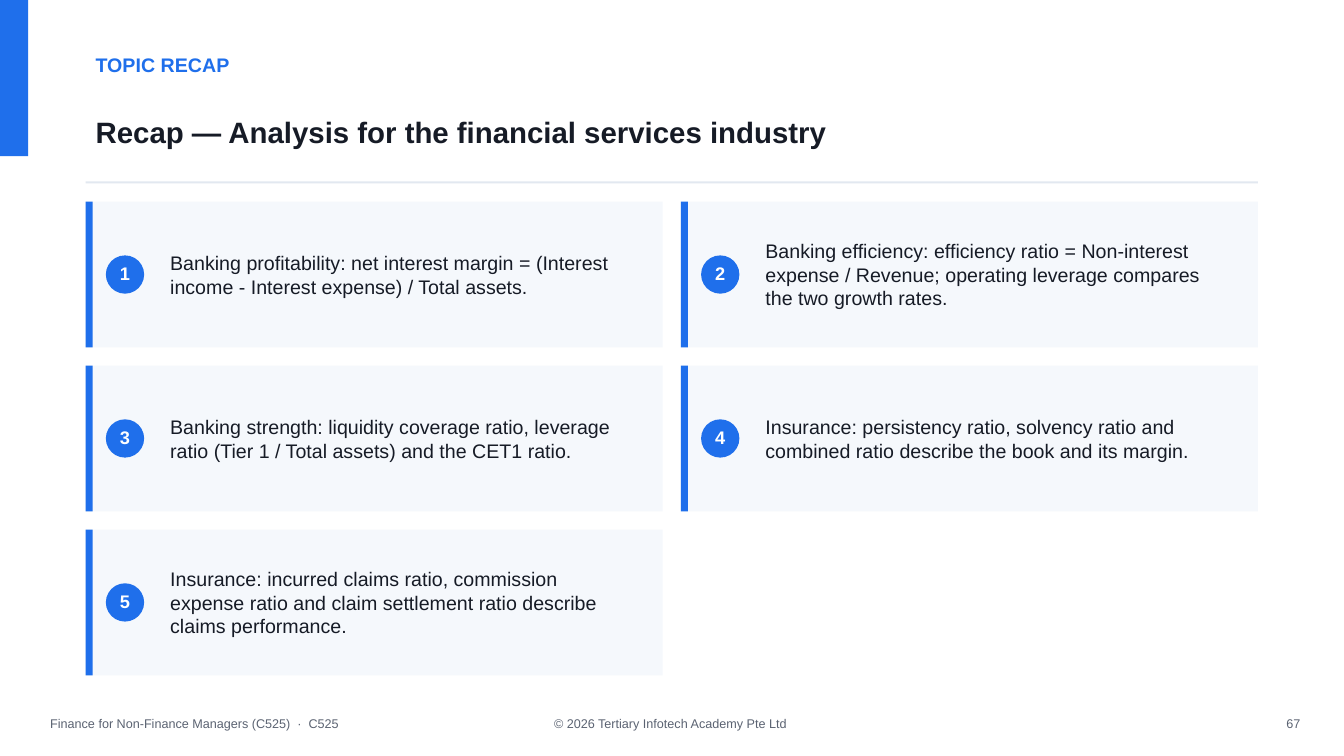
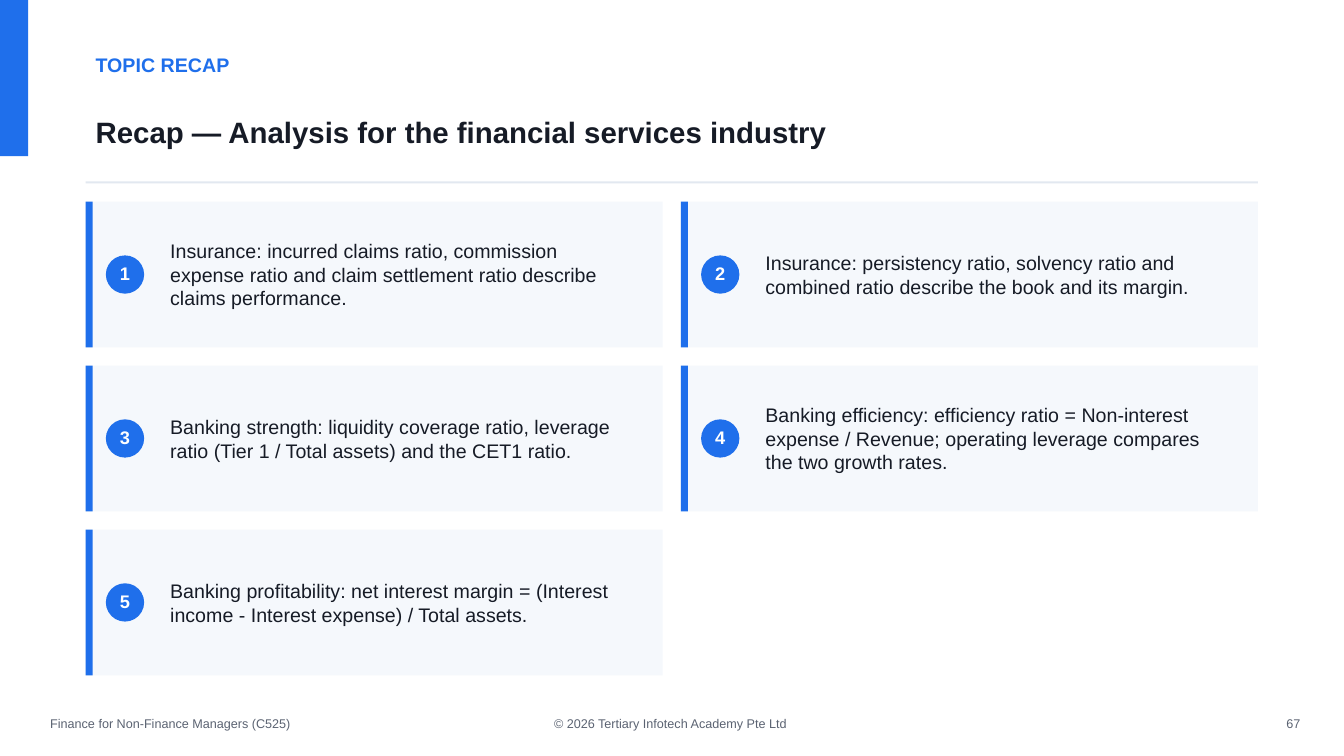
Before and after one commit to tertiarycourses/C525-Finance-for-Non-Finance-Managers, a slide deck: slide 68 of courseware/Finance for Non-Finance Managers (C525)-v10.pptx. Drawn at 1344x756 pixels with LibreOffice and Linux fonts; fonts in the diff are those of the drawing. Boxes give left, top, right and bottom in pixels: in the first picture for what was removed or moved away, otherwise in the second. Text is boxed around its words. In the diff, an @@ line names an element or a change of style, - is before the commit and + after.

```diff
--- a/courseware/Finance for Non-Finance Managers (C525)-v10.pptx
+++ b/courseware/Finance for Non-Finance Managers (C525)-v10.pptx
@@ text at [170,243,596,309]: text changed @@
-Banking profitability: net interest margin = (Interest income - Interest expense) / Total assets.
+Insurance: incurred claims ratio, commission expense ratio and claim settlement ratio describe claims performance.
@@ text at [765,255,1188,298]: text changed @@
-Banking efficiency: efficiency ratio = Non-interest expense / Revenue; operating leverage compares the two growth rates.
+Insurance: persistency ratio, solvency ratio and combined ratio describe the book and its margin.
@@ text at [765,407,1199,473]: text changed @@
-Insurance: persistency ratio, solvency ratio and combined ratio describe the book and its margin.
+Banking efficiency: efficiency ratio = Non-interest expense / Revenue; operating leverage compares the two growth rates.
@@ text at [170,583,608,626]: text changed @@
-Insurance: incurred claims ratio, commission expense ratio and claim settlement ratio describe claims performance.
+Banking profitability: net interest margin = (Interest income - Interest expense) / Total assets.
@@ text at [50,719,291,731]: text changed @@
-Finance for Non-Finance Managers (C525) · C525
+Finance for Non-Finance Managers (C525)
```
Also in this commit, not shown: 83 other slides changed, 2 other files.
